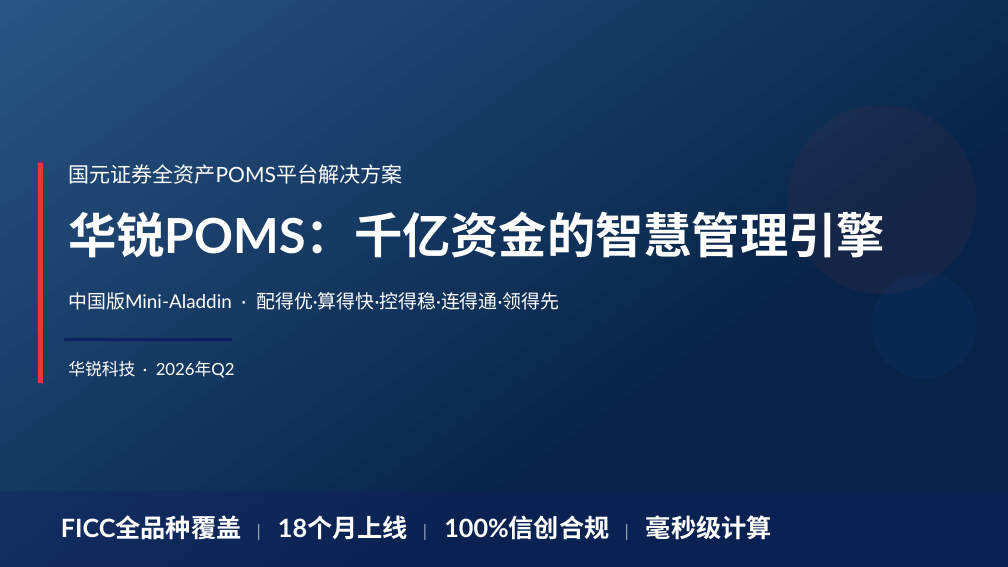
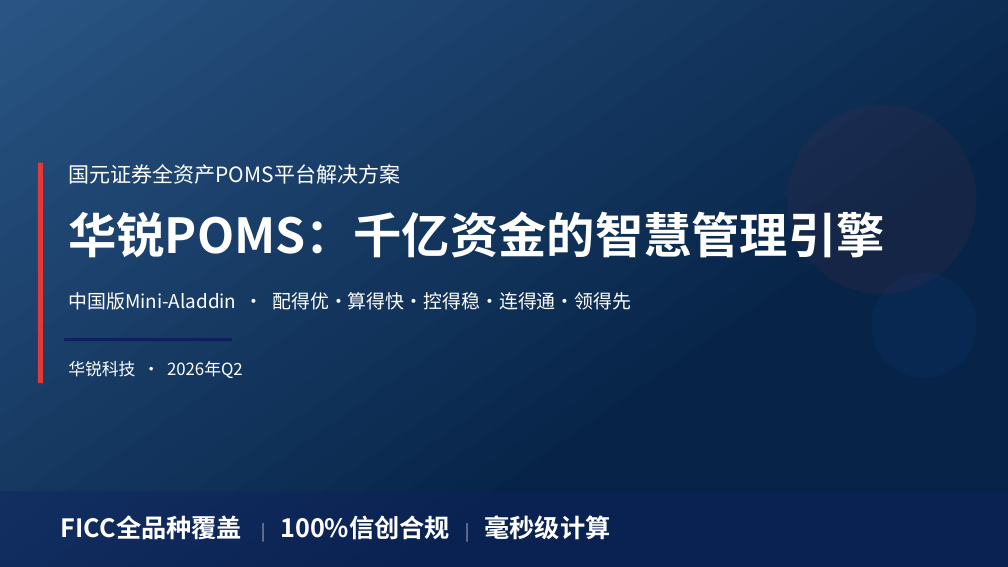
Before and after one commit to BellyFish99/ficc-projDocs, a slide deck: slide 1 of gy/gy_ppt.pptx. Drawn at 1008x567 pixels with LibreOffice and Linux fonts; fonts in the diff are those of the drawing; background and template pictures are left out. Boxes give left, top, right and bottom in pixels: in the first picture for what was removed or moved away, otherwise in the second. Text is boxed around its words. In the diff, an @@ line names an element or a change of style, - is before the commit and + after.

```diff
--- a/gy/gy_ppt.pptx
+++ b/gy/gy_ppt.pptx
@@ font Lato to Noto Sans CJK SC in 4 elements at (68, 164, 400, 184), (68, 211, 884, 258), (68, 292, 631, 310), (68, 361, 243, 378) @@
@@ text at (61, 515, 611, 540): text changed; font Lato to Noto Sans CJK SC @@
-FICC全品种覆盖 | 18个月上线 | 100%信创合规 | 毫秒级计算
+FICC全品种覆盖 | 100%信创合规 | 毫秒级计算
```
Also in this commit, not shown: 31 other slides changed, 23 slides added, 11 slides removed, 36 other files.
